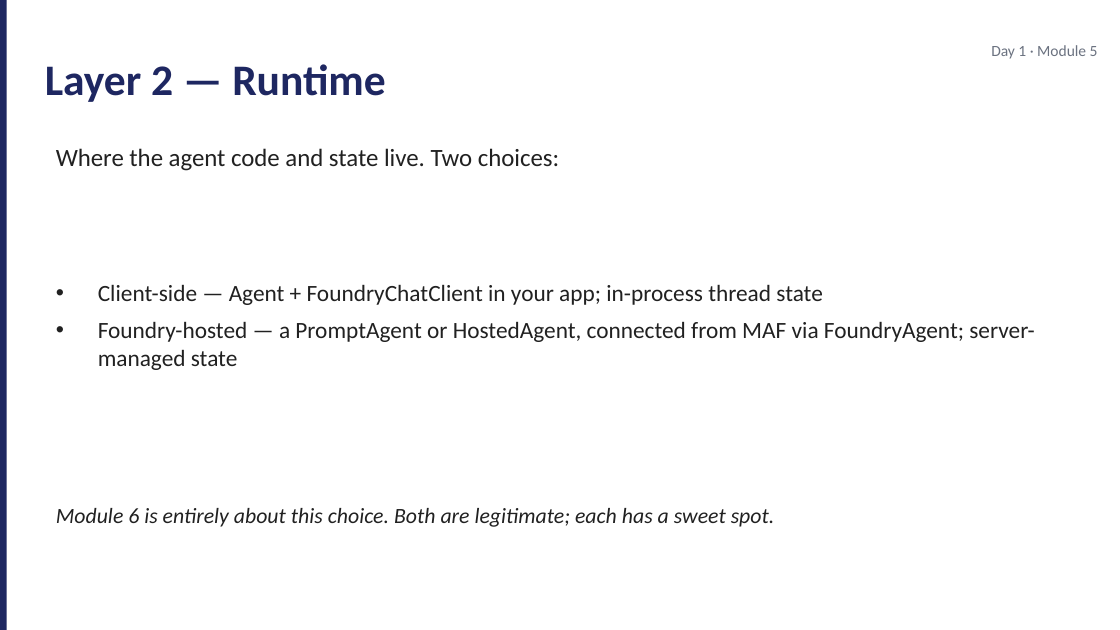
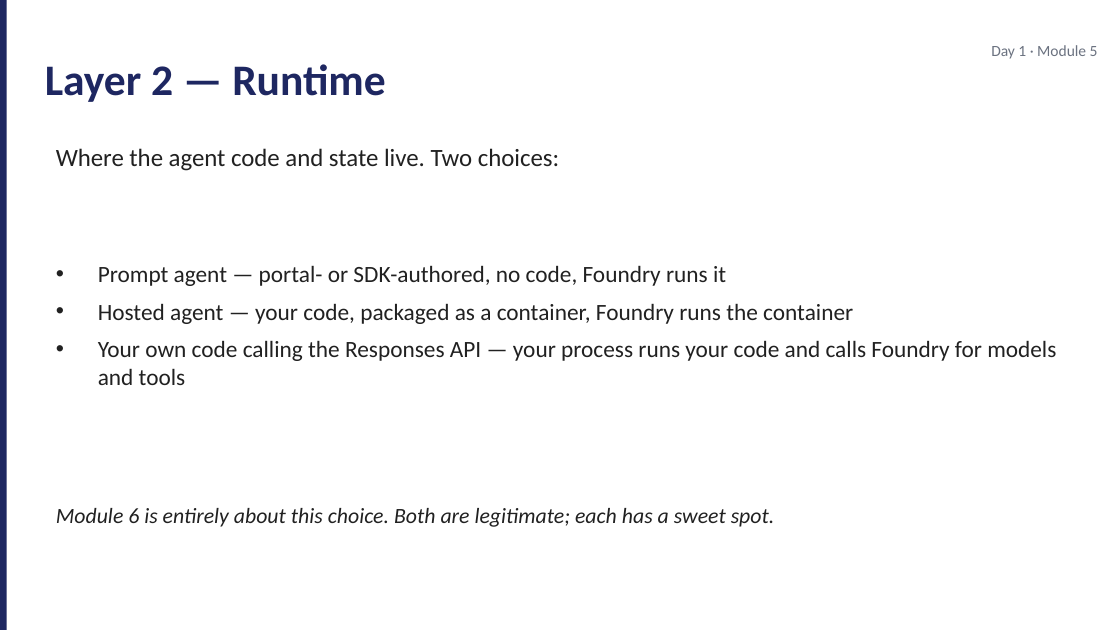
Before and after one commit to JimPiquant/Building-AI-Apps-and-Agents, a slide deck: slide 4 of decks/day1/module-5-agent-stack.pptx. Drawn at 1120x630 pixels with LibreOffice and Linux fonts; fonts in the diff are those of the drawing. Boxes give left, top, right and bottom in pixels: in the first picture for what was removed or moved away, otherwise in the second. Text is boxed around its words. In the diff, an @@ line names an element or a change of style, - is before the commit and + after.

```diff
--- a/decks/day1/module-5-agent-stack.pptx
+++ b/decks/day1/module-5-agent-stack.pptx
@@ text at <box>98,265,1056,385</box>: text changed @@
-• Client-side — Agent + FoundryChatClient in your app; in-process thread state
-• Foundry-hosted — a PromptAgent or HostedAgent, connected from MAF via FoundryAgent; server-managed state
+• Prompt agent — portal- or SDK-authored, no code, Foundry runs it
+• Hosted agent — your code, packaged as a container, Foundry runs the container
+• Your own code calling the Responses API — your process runs your code and calls Foundry for models and tools
```
Also in this commit, not shown: 2 other slides changed, 26 other files.
